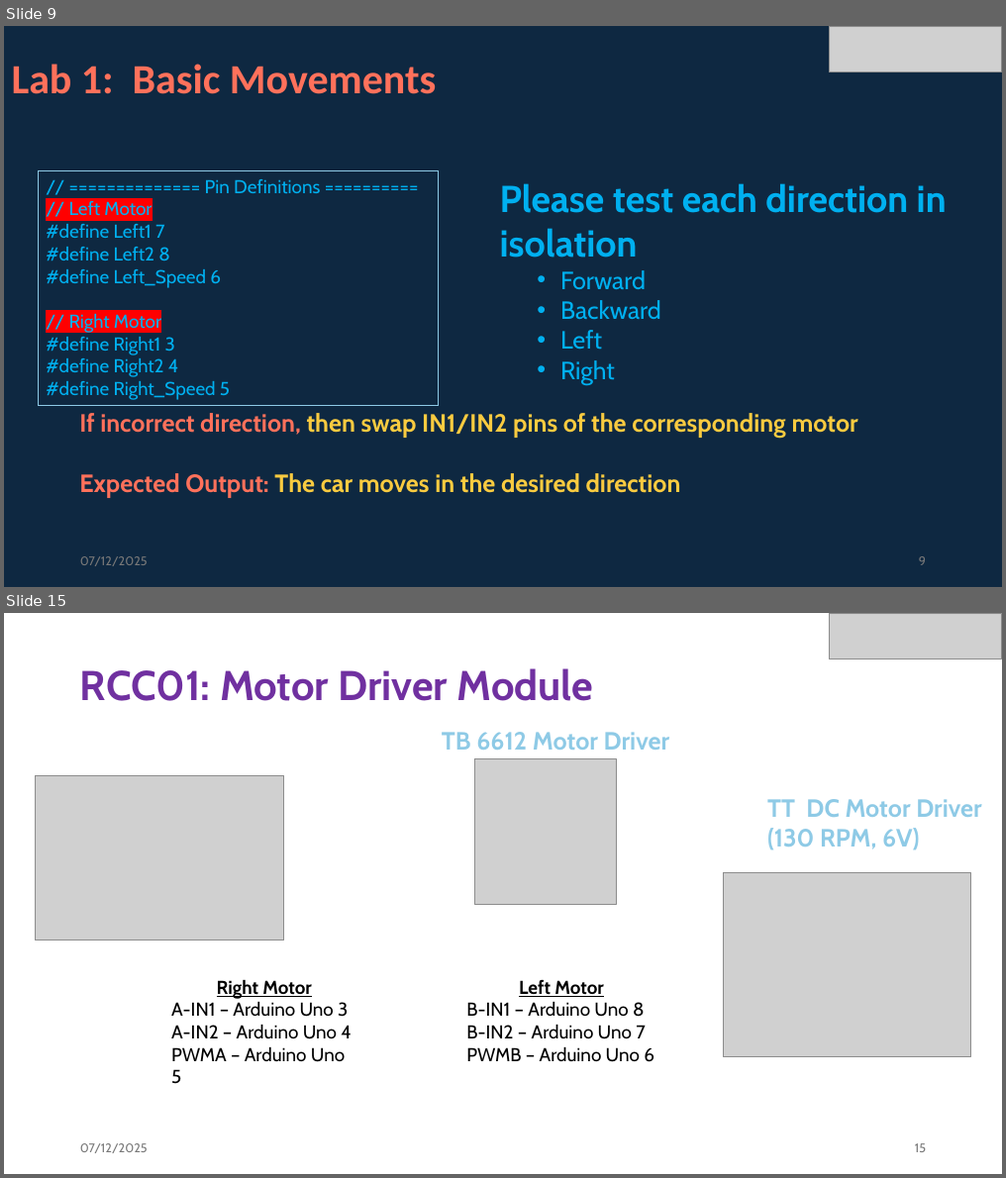
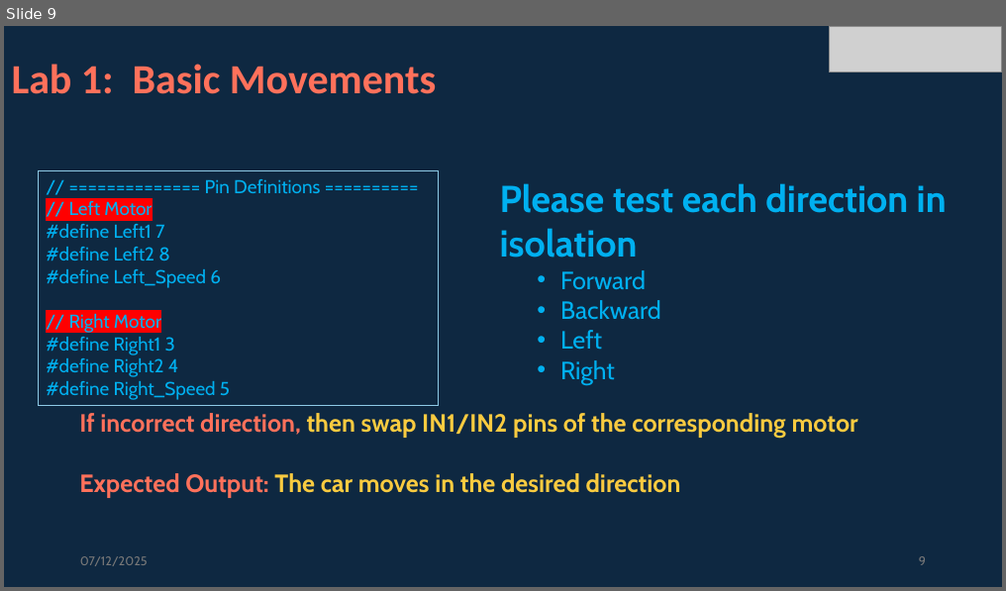
Before and after one commit to info-zas/zas-robotics-car-2-communications, a slide deck: 01_FoundationProjects/RCC01_Robot_Car_Basic_Movements/RCC01_Robot_Car_Basic_Movements.pptx. Shown one above the other, each under a label of ours: slides 9 and 15 before the commit, slide 9 after it; the slides between them are not shown. The pictures are 1006x1178 and 1006x591 pixels, drawn with LibreOffice and Linux fonts; fonts in the diff are those of the drawing; grey boxes stand for pictures. Boxes give left, top, right and bottom in pixels: in the first picture for what was removed or moved away, otherwise in the second. Text is boxed around its words. In the diff, an @@ line names an element or a change of style, - is before the commit and + after.

```diff
--- a/01_FoundationProjects/RCC01_Robot_Car_Basic_Movements/RCC01_Robot_Car_Basic_Movements.pptx
+++ b/01_FoundationProjects/RCC01_Robot_Car_Basic_Movements/RCC01_Robot_Car_Basic_Movements.pptx
@@ slide 15 removed at [4, 613, 1002, 1174], background #FFFFFF @@
@@ picture removed at [829, 613, 1001, 660] @@
@@ title removed at [80, 668, 593, 701] @@
-RCC01: Motor Driver Module
@@ text removed at [442, 732, 670, 750] @@
-TB 6612 Motor Driver
@@ picture removed at [475, 760, 617, 904] @@
@@ picture removed at [35, 775, 284, 940] @@
@@ text removed at [767, 799, 981, 851] @@
-TT DC Motor Driver
-(130 RPM, 6V)
@@ picture removed at [724, 872, 971, 1058] @@
@@ text removed at [171, 980, 351, 1062] @@
-Right Motor
-A-IN1 – Arduino Uno 3
-A-IN2 – Arduino Uno 4
-PWMA – Arduino Uno 5
@@ text removed at [466, 979, 654, 1062] @@
-Left Motor
-B-IN1 – Arduino Uno 8
-B-IN2 – Arduino Uno 7
-PWMB – Arduino Uno 6
@@ text removed at [80, 1144, 148, 1154] @@
-07/12/2025
@@ page number removed at [915, 1144, 926, 1153] @@
-15
```
Also in this commit, not shown: 4 slides changed, 17 other slides removed, 11 other files.
